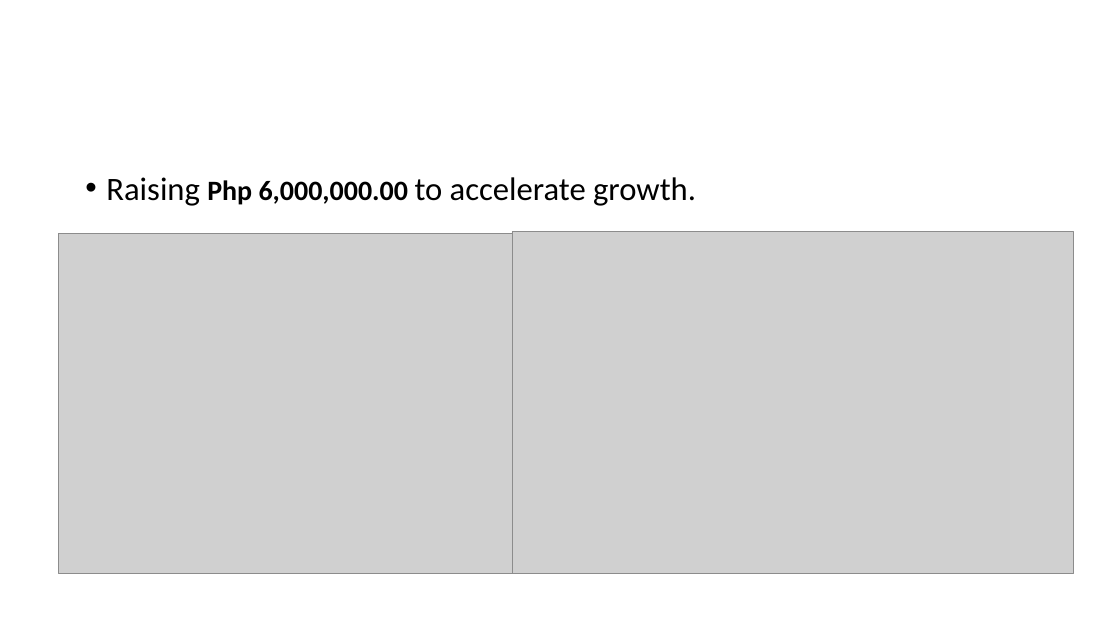
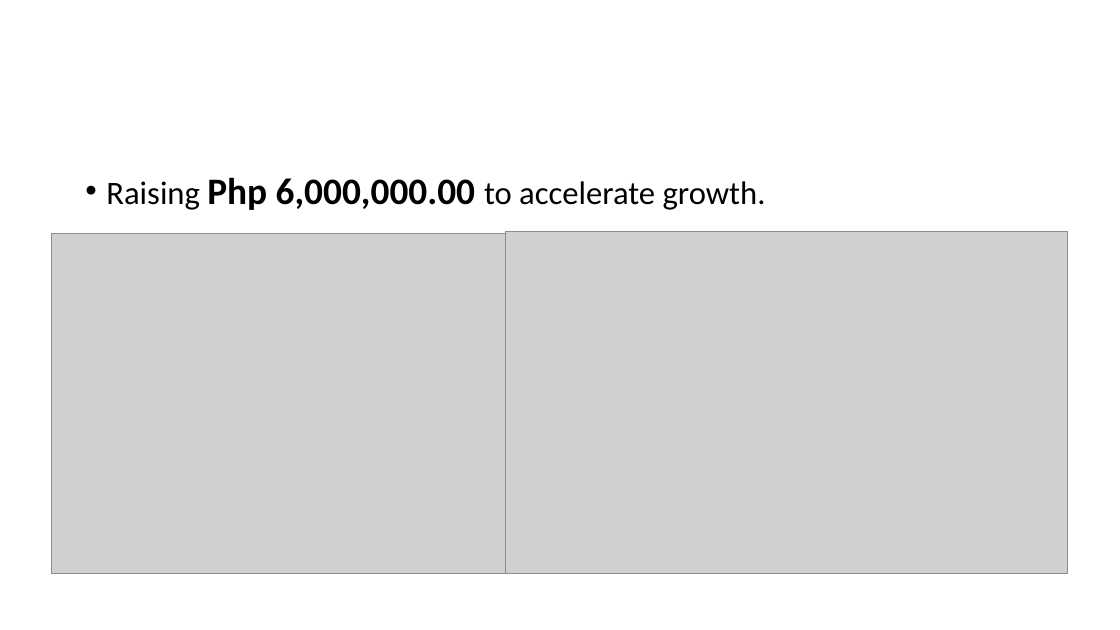
Before and after one commit to Pasabuy-App/Xamarin-App, a slide deck: slide 14 of docs/Project-Investor-Pitch.pptx. Drawn at 1120x630 pixels with LibreOffice and Linux fonts; fonts in the diff are those of the drawing; grey boxes stand for pictures; background and template pictures are left out. Boxes give left, top, right and bottom in pixels: in the first picture for what was removed or moved away, otherwise in the second. Text is boxed around its words. In the diff, an @@ line names an element or a change of style, - is before the commit and + after.

```diff
--- a/docs/Project-Investor-Pitch.pptx
+++ b/docs/Project-Investor-Pitch.pptx
@@ text "Raising Php 6,000,000.00 to accelerate ..." at box(106, 177, 766, 210): size 24 to 32 pt in "Php 6,000,000.00" @@
@@ picture: place and size @@
-picture at box(58, 233, 512, 573)
+picture at box(52, 233, 506, 573)
@@ picture: place and size @@
-picture at box(513, 232, 1075, 574)
+picture at box(506, 232, 1068, 574)
```
Also in this commit, not shown: 12 other slides changed.
